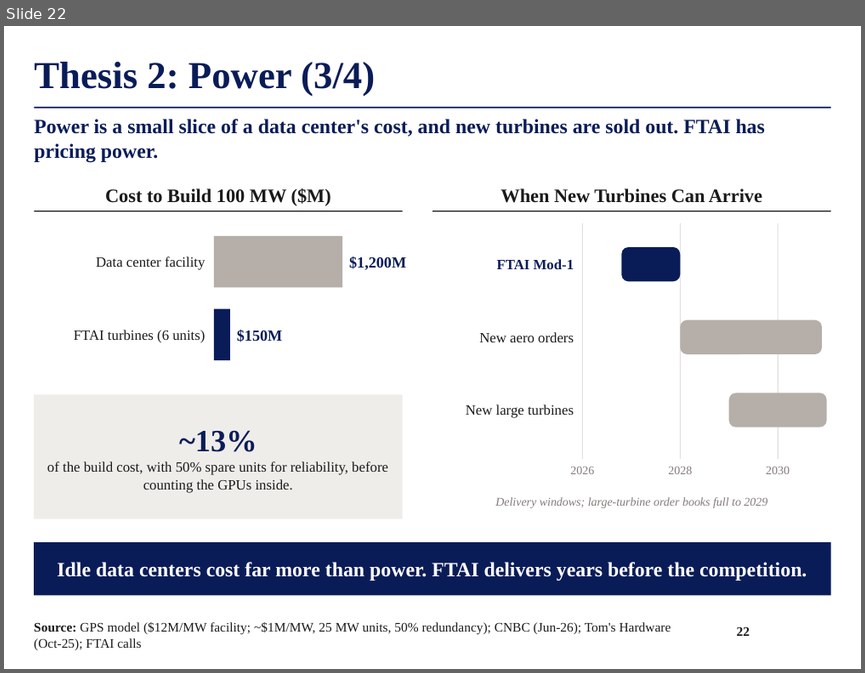
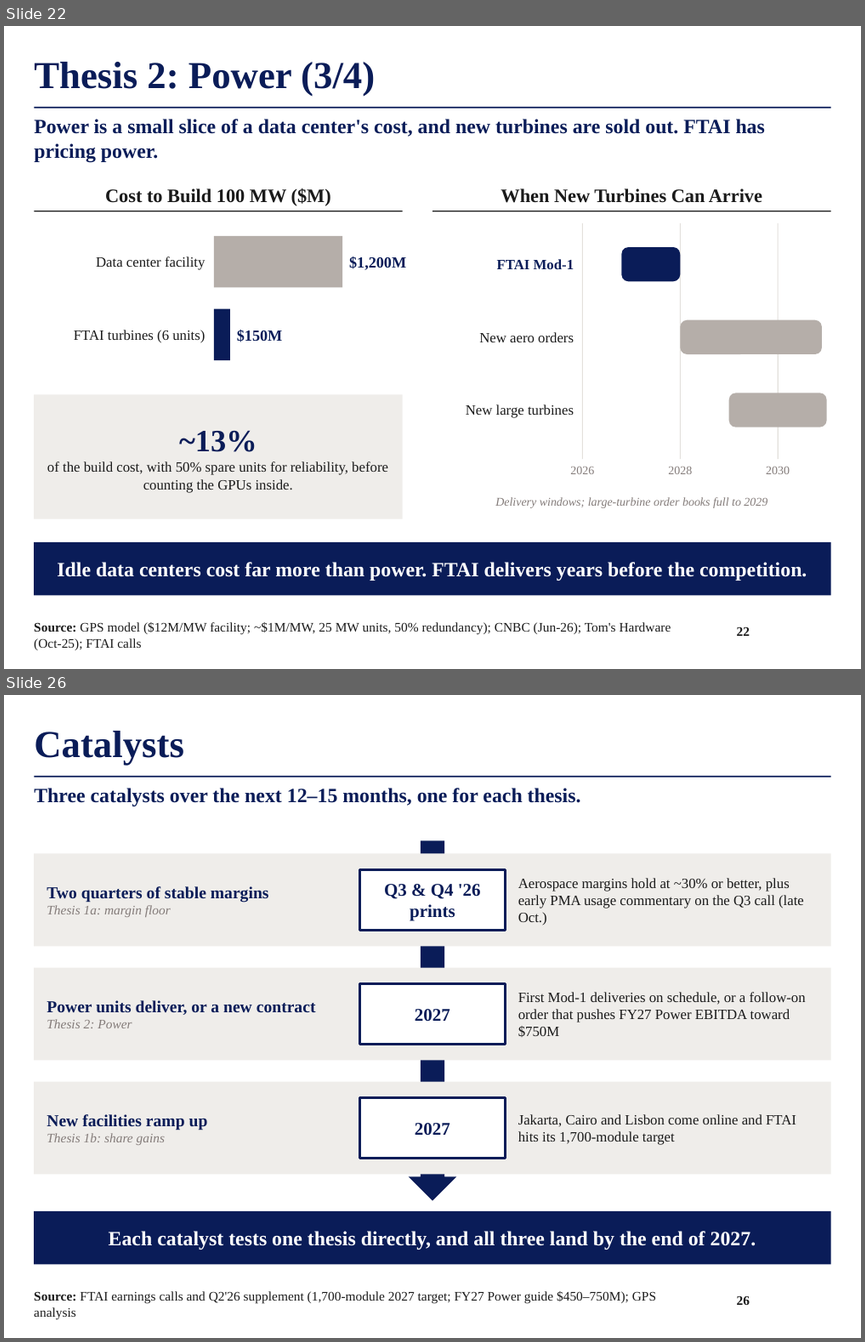
Before and after one commit to maxlsmls-dot/SPOT, a slide deck: deck/FTAI_Long_Pitch.pptx. Shown one above the other, each under a label of ours: slide 22 before the commit, slides 22 and 26 after it; the slides between them are not shown. The pictures are 865x673 and 865x1342 pixels, drawn with LibreOffice and Linux fonts; fonts in the diff are those of the drawing; background and template pictures are left out. Boxes give left, top, right and bottom in pixels: in the first picture for what was removed or moved away, otherwise in the second. Text is boxed around its words. In the diff, an @@ line names an element or a change of style, - is before the commit and + after.

```diff
--- a/deck/FTAI_Long_Pitch.pptx
+++ b/deck/FTAI_Long_Pitch.pptx
@@ slide 26 added at (4, 695, 861, 1338), background #FFFFFF; not listed: 1 template element that a slide beside it also shows @@
@@ title added at (34, 731, 184, 765), 32 pt, text #0A1C58, bold @@
+Catalysts
@@ text added at (34, 788, 581, 806), 17 pt, text #0A1C58, bold @@
+Three catalysts over the next 12–15 months, one for each thesis.
@@ down arrow added at (409, 840, 456, 1201), fill #0A1C58 @@
@@ rectangle added at (34, 853, 831, 946), fill #EFEDEA @@
@@ rectangle added at (359, 870, 506, 930), fill #FFFFFF, outline #0A1C58 2 pt, 15 pt, text #0A1C58, bold @@
+Q3 & Q4 '26 prints
@@ text added at (46, 886, 269, 917), 14 pt, text #0A1C58, bold @@
+Two quarters of stable margins
+Thesis 1a: margin floor
@@ text added at (518, 878, 804, 925), 12 pt, text #1A1A1A @@
+Aerospace margins hold at ~30% or better, plus early PMA usage commentary on the Q3 call (late Oct.)
@@ rectangle added at (34, 968, 831, 1060), fill #EFEDEA @@
@@ text added at (46, 1000, 316, 1028), 14 pt, text #0A1C58, bold @@
+Power units deliver, or a new contract
+Thesis 2: Power
@@ rectangle added at (359, 984, 506, 1043), fill #FFFFFF, outline #0A1C58 2 pt, 15 pt, text #0A1C58, bold @@
+2027
@@ text added at (518, 992, 806, 1037), 12 pt, text #1A1A1A @@
+First Mod-1 deliveries on schedule, or a follow-on order that pushes FY27 Power EBITDA toward $750M
@@ rectangle added at (34, 1082, 831, 1174), fill #EFEDEA @@
@@ rectangle added at (359, 1098, 506, 1157), fill #FFFFFF, outline #0A1C58 2 pt, 15 pt, text #0A1C58, bold @@
+2027
@@ text added at (46, 1114, 208, 1145), 14 pt, text #0A1C58, bold @@
+New facilities ramp up
+Thesis 1b: share gains
@@ text added at (518, 1114, 796, 1145), 12 pt, text #1A1A1A @@
+Jakarta, Cairo and Lisbon come online and FTAI hits its 1,700-module target
@@ rectangle added at (34, 1211, 831, 1264), fill #0A1C58, 17 pt, text #FFFFFF, bold @@
+Each catalyst tests one thesis directly, and all three land by the end of 2027.
@@ text added at (34, 1291, 656, 1319), 11 pt, text #1A1A1A @@
+Source: FTAI earnings calls and Q2'26 supplement (1,700-module 2027 target; FY27 Power guide $450–750M); GPS analysis
@@ page number added at (737, 1296, 749, 1304), 11 pt, text #1A1A1A, bold @@
+26
```
Also in this commit, not shown: 1 other file.
